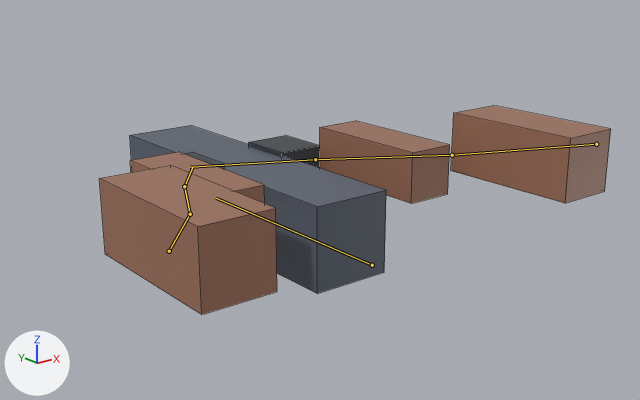
Before and after pictures for a commit that changed the FBX model stw-o3de/Project/Assets/IndustrialYard/STW_INDUSTRIAL_YARD_01/FirstPerson/profiles/STW_RIFLE_02/STW_RIFLE_02_inspect.fbx.
The view is the same before and after, from a 50 mm lens placed at (-0.976, -1.074, 1.022), pointed at (0.063, 0.225, 0.503). The axes (+X, +Y, +Z) are drawn at lower left. The lights are the same throughout. The older version comes first. The bones that change, and the others that lie on the model, are drawn over the model as lines. Mesh edges are drawn as thin lines.

Objects in the first picture: 'STW_RIFLE_02_Body', 'STW_RIFLE_02_Fore_L', 'STW_RIFLE_02_Fore_R', 'STW_RIFLE_02_Hand_R', 'STW_RIFLE_02_Upper_L', 'STW_RIFLE_02_Upper_R' and 1 more.
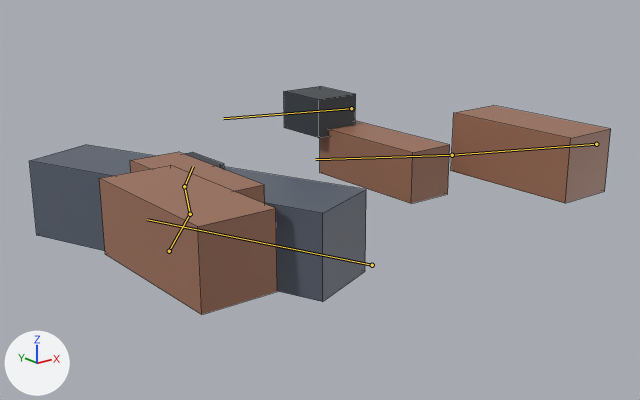
The newer file adds an action. The first version stands in its rest pose; the second is drawn at frame 28 of the action 'inspect'.

What differs and where, as boxes [x1, y1, x2, y2] in the pictures (640 x 400 px):
'STW_RIFLE_02_Body', posed (32% wider, 7% shorter)
    before: [130, 125, 386, 294]
    after: [29, 145, 366, 302]
'STW_RIFLE_02_Hand_R', posed
    before: [249, 136, 320, 168]
    after: [284, 86, 356, 138]
bone 'weapon', root to tip
    before: (372, 265) to (216, 198)
    after: (372, 265) to (147, 219)
bone 'hand_R', root to tip
    before: (315, 159) to (190, 167)
    after: (351, 108) to (223, 118)

Patch to the scene script:
```diff
--- a/stw-o3de/Project/Assets/IndustrialYard/STW_INDUSTRIAL_YARD_01/FirstPerson/profiles/STW_RIFLE_02/STW_RIFLE_02_inspect.fbx.py
+++ b/stw-o3de/Project/Assets/IndustrialYard/STW_INDUSTRIAL_YARD_01/FirstPerson/profiles/STW_RIFLE_02/STW_RIFLE_02_inspect.fbx.py
@@ bone_weapon @@
 bone_weapon = bpy.data.objects['STW_RIFLE_02_Rig'].pose.bones['weapon']  # child of 'root'
-bone_weapon.rotation_quaternion = (1.0, 0.0, 0.0, 0.0)  # degrees (0, 0, 0)
+bone_weapon.rotation_quaternion = (0.982, 0.0, 0.0, 0.187)  # degrees (0, 0, 22)
@@ bone_hand_r @@
 bone_hand_r = bpy.data.objects['STW_RIFLE_02_Rig'].pose.bones['hand_R']  # child of 'forearm_R'
-bone_hand_r.location = (0.0, 0.0, 0.0)
+bone_hand_r.location = (0.04, -0.08, 0.098)
```
